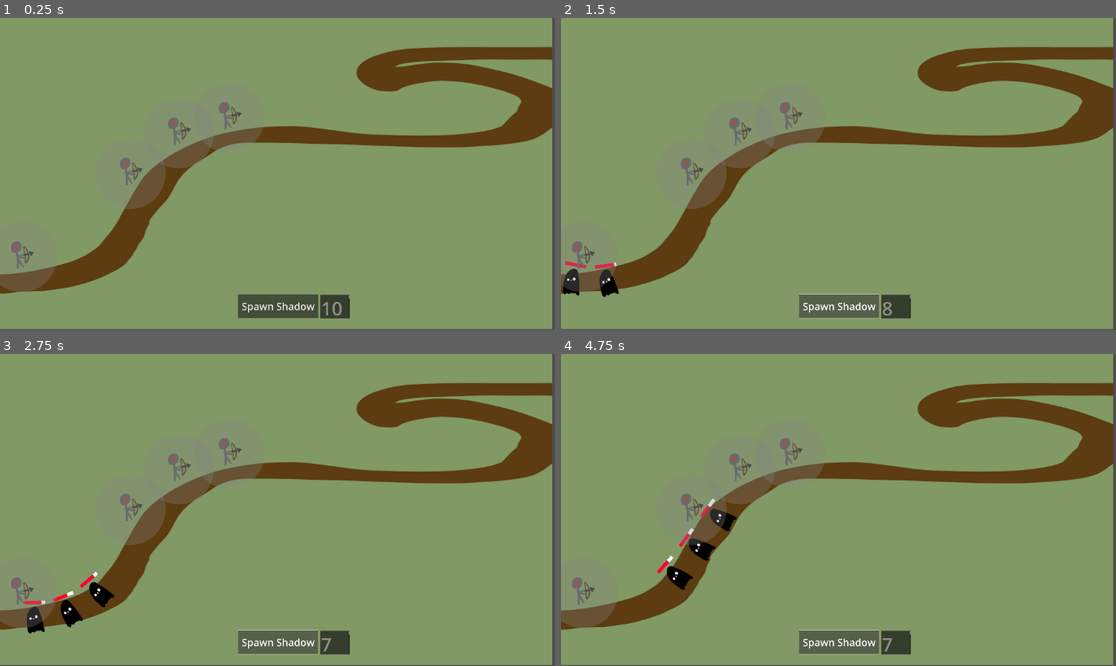
Above: before the commit, frames 1-4 (two rows, left to right).
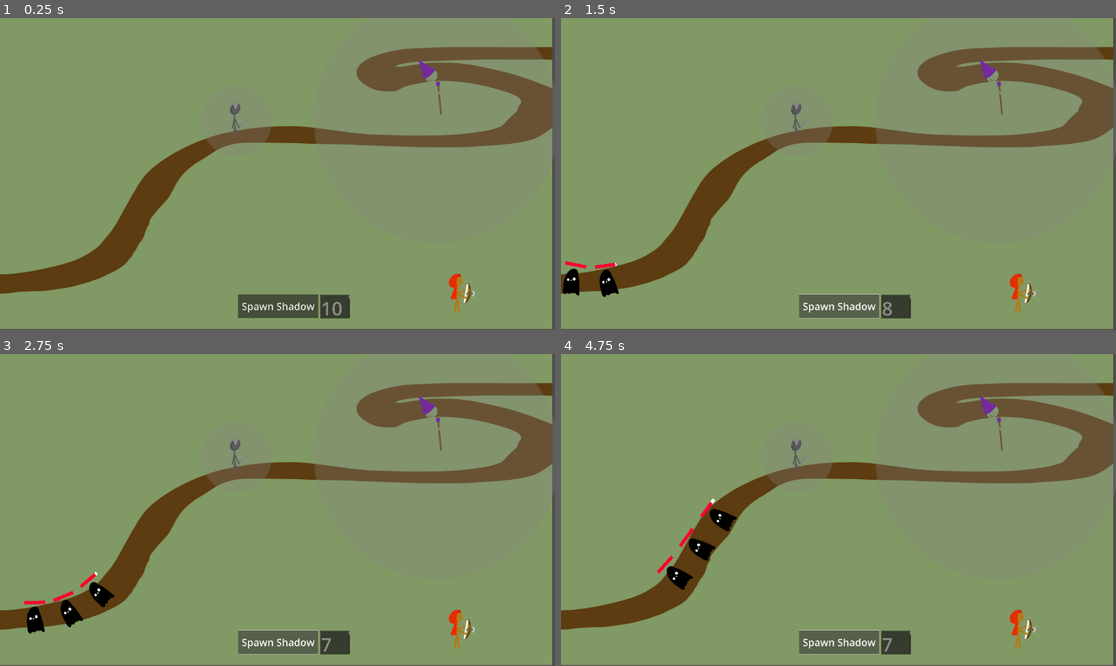
Above: after the commit, the same moments.

Repository: IndiSnacks/PS-Game-Jam-2024
Game: Godot game, scene res://Scenes/sahil_scene.tscn
Same seed, same stepped clock (60 frames per second), same inputs: the game is played once before the commit and once after it.
Inputs:
- Up to frame 1 (0.25 s): no input
- Up to frame 2 (1.5 s): click "Spawn Shadow" at 0.5 s; click "Spawn Shadow" at 1.25 s
- Up to frame 3 (2.75 s): click "Spawn Shadow" at 2 s
- Up to frame 4 (4.75 s): no input

The runs differ from the first frame. In frame 1, 8.3% of the frame differs, in the area x 0-100%, y 9-95%; in frame 2, 8.4%; in frame 3, 8.3%; in frame 4, 8.4%.

Commit message:
feat: added enemy types

Diff:
--- /dev/null
+++ b/Components/archer.tscn
@@ -0,0 +1,25 @@
+[gd_scene load_steps=4 format=3 uid="uid://v8mecd3jjdx7"]
+
+[ext_resource type="Script" path="res://Scripts/damage_dealer.gd" id="1_silbm"]
+[ext_resource type="Texture2D" uid="uid://b7x55m0bv4ksm" path="res://Art/archer.png" id="2_k23q8"]
+
+[sub_resource type="CircleShape2D" id="CircleShape2D_p14wi"]
+radius = 3825.05
+
+[node name="archer" type="Area2D"]
+script = ExtResource("1_silbm")
+damage_speed = 1.0
+damage_amount = 0.5
+
+[node name="CollisionShape2D" type="CollisionShape2D" parent="."]
+shape = SubResource("CircleShape2D_p14wi")
+
+[node name="Sprite2D" type="Sprite2D" parent="."]
+position = Vector2(418, 300)
+scale = Vector2(0.752441, 0.681641)
+texture = ExtResource("2_k23q8")
+
+[node name="AOE_radius" type="Sprite2D" parent="."]
+
+[connection signal="area_entered" from="." to="." method="_on_area_entered"]
+[connection signal="area_exited" from="." to="." method="_on_area_exited"]
--- a/Components/knight.tscn
+++ b/Components/knight.tscn
@@ -9,12 +9,15 @@
 
 [node name="Kinght" type="Area2D" groups=["knight"]]
 script = ExtResource("1_qi8js")
+damage_speed = 1.0
+damage_amount = 1.0
 
 [node name="CollisionShape2D" type="CollisionShape2D" parent="." groups=["knight"]]
 shape = SubResource("CircleShape2D_jempc")
 
 [node name="Sprite2D" type="Sprite2D" parent="." groups=["knight"]]
-position = Vector2(52, 106)
+position = Vector2(97, 100)
+scale = Vector2(0.475342, 0.475342)
 texture = ExtResource("1_qake3")
 
 [node name="Sprite2D2" type="Sprite2D" parent="."]
--- a/Components/shadow_monster.tscn
+++ b/Components/shadow_monster.tscn
@@ -47,7 +47,7 @@
 offset_bottom = -138.0
 theme_override_styles/background = SubResource("StyleBoxFlat_3irmy")
 theme_override_styles/fill = SubResource("StyleBoxFlat_82ymn")
-step = 1.0
+value = 3.0
 rounded = true
 show_percentage = false
 
--- /dev/null
+++ b/Components/wizzard.tscn
@@ -0,0 +1,30 @@
+[gd_scene load_steps=5 format=3 uid="uid://w8h1g6lj5a07"]
+
+[ext_resource type="Script" path="res://Scripts/damage_dealer.gd" id="1_avr47"]
+[ext_resource type="Texture2D" uid="uid://ctkcn0s5dwvyv" path="res://Art/wizzard.png" id="2_tah37"]
+[ext_resource type="Texture2D" uid="uid://bcsauqoi2tbmb" path="res://Art/hit_radius.png" id="3_g1dm3"]
+
+[sub_resource type="CircleShape2D" id="CircleShape2D_g2btk"]
+radius = 976.008
+
+[node name="Wizzard" type="Area2D"]
+script = ExtResource("1_avr47")
+damage_speed = 0.1
+damage_amount = 0.05
+is_aoe = true
+
+[node name="CollisionShape2D" type="CollisionShape2D" parent="."]
+shape = SubResource("CircleShape2D_g2btk")
+
+[node name="Sprite2D" type="Sprite2D" parent="."]
+position = Vector2(374, -90)
+scale = Vector2(0.689453, 0.689453)
+texture = ExtResource("2_tah37")
+
+[node name="AOE_intdicator" type="Sprite2D" parent="."]
+position = Vector2(12, 20)
+scale = Vector2(9.81, 9.81)
+texture = ExtResource("3_g1dm3")
+
+[connection signal="area_entered" from="." to="." method="_on_area_entered"]
+[connection signal="area_exited" from="." to="." method="_on_area_exited"]
--- /dev/null
+++ b/Scenes/Start-Scene.tscn
@@ -0,0 +1,35 @@
+[gd_scene load_steps=5 format=3 uid="uid://slwfdw8vxp7b"]
+
+[ext_resource type="Texture2D" uid="uid://y5nbljxahv5a" path="res://Art/Title-Screne.png" id="1_s243q"]
+[ext_resource type="Texture2D" uid="uid://dj2idi10i158h" path="res://Art/start.png" id="2_bt1yq"]
+[ext_resource type="Script" path="res://Scripts/scene-manager.gd" id="3_h5e35"]
+
+[sub_resource type="StyleBoxFlat" id="StyleBoxFlat_grooy"]
+bg_color = Color(0.6, 0.6, 0.6, 0)
+
+[node name="Start-scene" type="Node2D"]
+
+[node name="Camera2D" type="Camera2D" parent="."]
+ignore_rotation = false
+zoom = Vector2(0.26, 0.26)
+
+[node name="TextureRect" type="TextureRect" parent="."]
+offset_left = -2192.0
+offset_top = -1226.0
+offset_right = 2199.0
+offset_bottom = 1243.0
+texture = ExtResource("1_s243q")
+
+[node name="Button" type="Button" parent="."]
+offset_left = -1361.0
+offset_top = -809.0
+offset_right = 1379.0
+offset_bottom = 1239.0
+theme_override_styles/normal = SubResource("StyleBoxFlat_grooy")
+icon = ExtResource("2_bt1yq")
+
+[node name="Scene_Manager" type="Node2D" parent="."]
+position = Vector2(-1361, -809)
+script = ExtResource("3_h5e35")
+
+[connection signal="button_down" from="Button" to="Scene_Manager" method="_on_button_button_down"]
--- a/Scenes/sahil_scene.tscn
+++ b/Scenes/sahil_scene.tscn
@@ -1,8 +1,10 @@
-[gd_scene load_steps=5 format=3 uid="uid://r5h35h7s1fbg"]
+[gd_scene load_steps=7 format=3 uid="uid://r5h35h7s1fbg"]
 
 [ext_resource type="Texture2D" uid="uid://bxtmvpj680502" path="res://Art/Temp-Stage.png" id="1_e7pgg"]
 [ext_resource type="Script" path="res://Scripts/spawning_manager.gd" id="3_2a2m2"]
 [ext_resource type="PackedScene" uid="uid://dfcl7iyab062v" path="res://Components/knight.tscn" id="3_h451q"]
+[ext_resource type="PackedScene" uid="uid://w8h1g6lj5a07" path="res://Components/wizzard.tscn" id="4_jg6rq"]
+[ext_resource type="PackedScene" uid="uid://v8mecd3jjdx7" path="res://Components/archer.tscn" id="5_adykt"]
 
 [sub_resource type="Curve2D" id="Curve2D_qy3bs"]
 _data = {
@@ -52,18 +54,13 @@
 
 [node name="Damage_Manager" type="Node2D" parent="."]
 
+[node name="Wizzard" parent="." instance=ExtResource("4_jg6rq")]
+position = Vector2(1261, -451)
+
 [node name="Kinght" parent="." instance=ExtResource("3_h451q")]
-position = Vector2(-1174, -5)
-scale = Vector2(0.994832, 1.00842)
+position = Vector2(-328, -422)
 
-[node name="Kinght2" parent="." instance=ExtResource("3_h451q")]
-position = Vector2(-789, -327)
-
-[node name="Kinght3" parent="." instance=ExtResource("3_h451q")]
-position = Vector2(-384, -451)
-
-[node name="Kinght4" parent="." instance=ExtResource("3_h451q")]
-position = Vector2(-2043, 662)
-is_aoe = true
+[node name="archer" parent="." instance=ExtResource("5_adykt")]
+position = Vector2(1473, 1022)
 
 [connection signal="button_down" from="Shadow_Spawner/Button" to="Shadow_Spawner" method="_on_button_button_down"]
--- a/Scripts/damage_dealer.gd
+++ b/Scripts/damage_dealer.gd
@@ -1,7 +1,7 @@
 extends Area2D
 
 @export var damage_speed = 0.5
-@export var damage_amount = 1
+@export var damage_amount = 0.0
 @export var is_aoe = false
 
 var shadow_queue = []
--- a/Scripts/health-manager.gd
+++ b/Scripts/health-manager.gd
@@ -4,17 +4,16 @@
 
 @export var max_health = 10
 
-var health = 0
+var health = 0.0
 
 
 # Called when the node enters the scene tree for the first time.
 func _ready():
 	healthbar = get_child(1)
-	print(health)
 	health = max_health
 
-	healthbar.max_value = max_health
-	healthbar.value = max_health
+	healthbar.max_value = max_health * 100
+	healthbar.value = max_health * 100
 
 # Called every frame. 'delta' is the elapsed time since the previous frame.
 func _process(delta):
@@ -22,8 +21,8 @@
 
 func take_damage(damage):
 	if(health > 0):
-		health -= 1
-		healthbar.value -= 1
+		health -= damage
+		healthbar.value -= damage * 100
 	else:
 		get_parent().queue_free()
-	print(health)
+	#print(health)
--- /dev/null
+++ b/Scripts/scene-manager.gd
@@ -0,0 +1,19 @@
+extends Node
+
+var game_scene
+
+# Called when the node enters the scene tree for the first time.
+func _ready():
+	game_scene = preload("res://Scenes/sahil_scene.tscn")
+
+
+# Called every frame. 'delta' is the elapsed time since the previous frame.
+func _process(delta):
+	pass
+
+
+func _on_button_button_down():
+	var instance = game_scene.instantiate()
+	get_tree().get_root().add_child(instance)
+	get_tree().set_current_scene(instance)
+	queue_free()
Binary file added: Art/Title-Screne.png
Not shown, added: Art/Title-Screne.png.import
Binary file added: Art/archer.png
Not shown, added: Art/archer.png.import
Binary file changed: Art/knight.png
Binary file added: Art/start.png
Not shown, added: Art/start.png.import
Binary file added: Art/wizzard.png
Not shown, added: Art/wizzard.png.import
Not shown, changed: .DS_Store
Not shown, added: Art/.DS_Store
